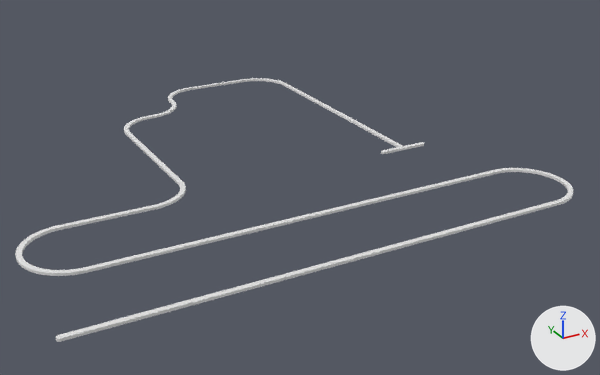
A saved change to the Blender file godot/assets/parcours.blend.
One viewpoint serves both versions: a 50 mm camera at (-1.35, -2.99, 1.29) aimed at (0.32, 0.03, -0.22). Arrows for +X, +Y and +Z are at lower right; the lights stay in place. The older version comes first. Materials are left out; every surface is plain grey.

Names of what the first picture shows: 'Parcours Picar-col'.
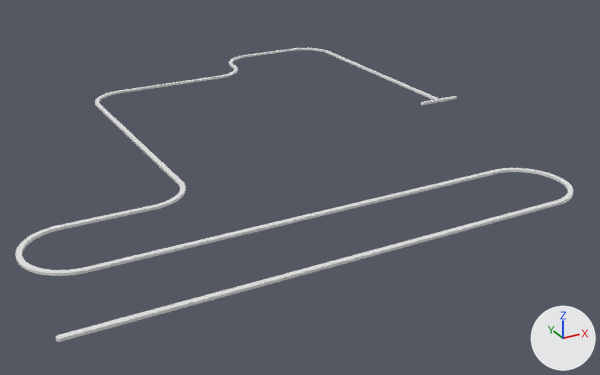
Pixel boxes (x1, y1, x2, y2) of what changed, in the pictures (600 x 375 px; the box of a moved part takes in the faces that stretch with it):
'Parcours Picar-col', reshaped (11% taller): before (15, 78, 573, 342); after (15, 48, 573, 342)
part 1 of me_parcours_picar, moved or reshaped: before (124, 116, 182, 184); after (95, 76, 218, 184)
part 2 of me_parcours_picar, moved or reshaped: before (149, 78, 424, 154); after (217, 48, 457, 105)

The change, as a diff of the scene's bpy script:
```diff
--- a/godot/assets/parcours.blend.py
+++ b/godot/assets/parcours.blend.py
@@ me_parcours_picar @@
 # used by ob_parcours_picar_col; location = (0.0, 0.0, 0.0)
-me_parcours_picar.from_pydata(...)  # 1908 vertices, 3816 faces; spans x -1.01..1.01, y -1.01..1.01, z 0.0..0.01
+me_parcours_picar.from_pydata(...)  # 1908 vertices, 3816 faces; spans x -1.01..1.32, y -1.01..1.48, z 0.0..0.01
+# me_parcours_picar part 1: 142 of the vertices in x -0.33..-0.16, y 0.49..0.67, z 0.0..0.01 are moved by (0.0, 0.47, 0.0)
+# me_parcours_picar part 2: 888 of the vertices in x -0.16..0.77, y -0.27..1.01, z 0.0..0.01 are moved by (0.55, 0.47, 0.0)
```
